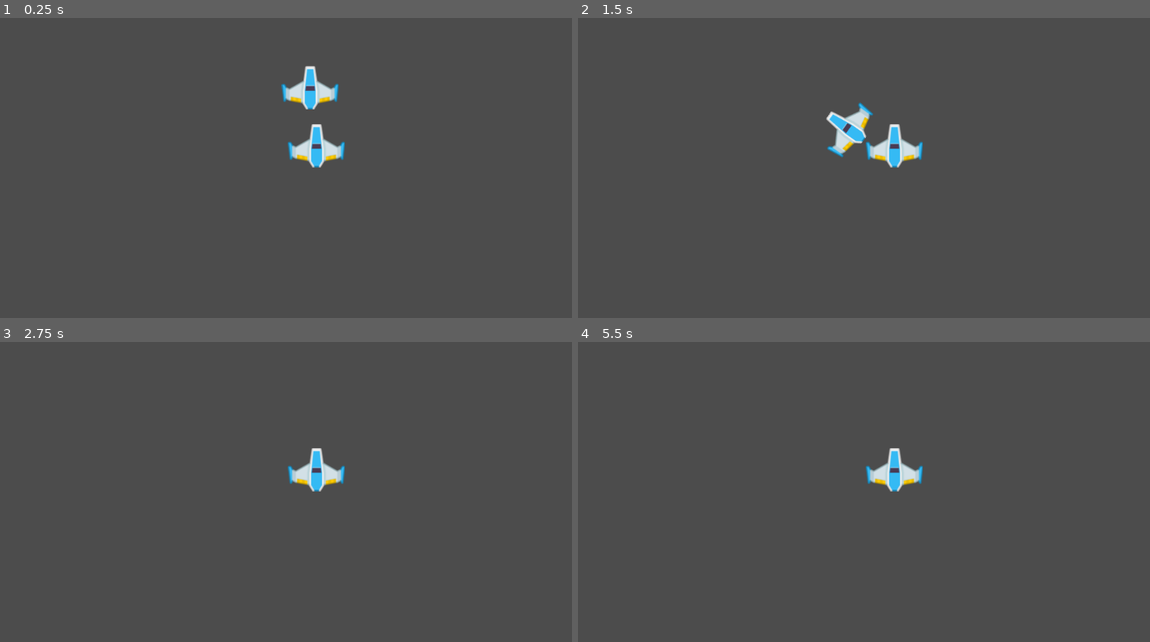
Above: before the commit, frames 1-4 (two rows, left to right).
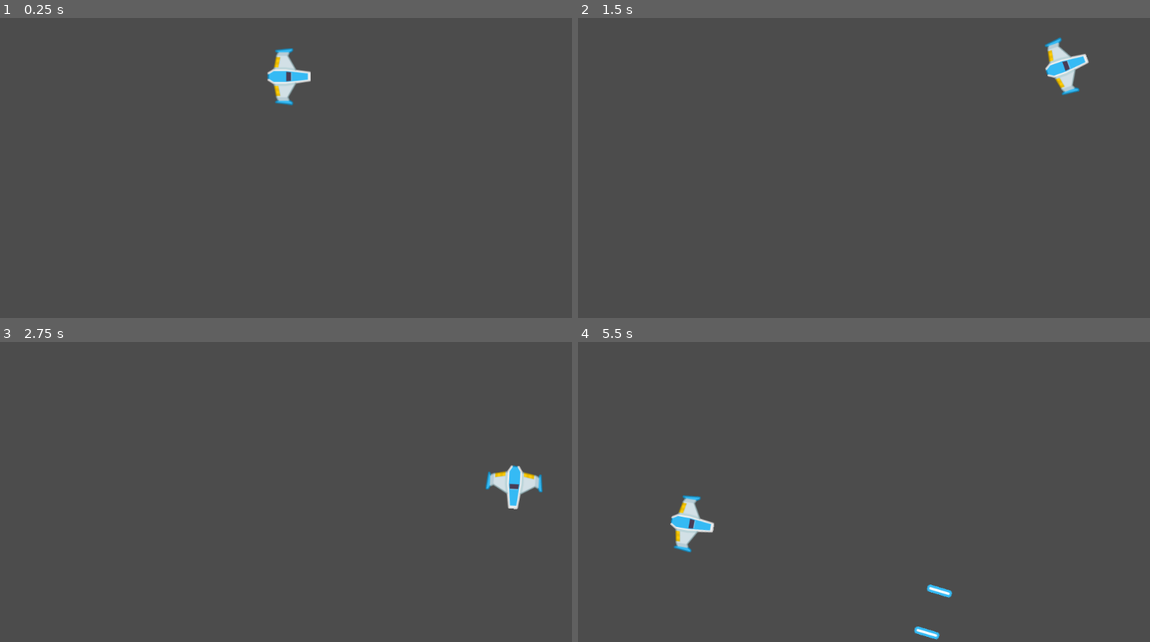
Above: after the commit, the same moments.

Repository: MRuiz1003/Meteoritos_Juego
Game: Godot game, scene res://Juego/Niveles/NivelTest.tscn
Same seed, same stepped clock (60 frames per second), same inputs: the game is played once before the commit and once after it.
Inputs:
- Up to frame 1 (0.25 s): no input
- Up to frame 2 (1.5 s): hold W (mover_adelante, bound only after the commit) 0.53-1.28 s; hold Z (disparo_principal, bound only after the commit) 0.53-1.28 s; tap A (rotar_antihorario, bound only after the commit) at 0.8, 1.35 s; hold S (mover_atras, bound only after the commit) from 1.28 s (still down)
- Up to frame 3 (2.75 s): tap D (rotar_horario, bound only after the commit) at 1.55 s; release S (mover_atras, bound only after the commit) at 2.03 s; hold W (mover_adelante, bound only after the commit) from 2.03 s (still down); hold D (rotar_horario, bound only after the commit) from 2.03 s (still down); tap Z (disparo_principal, bound only after the commit) at 2.3 s
- Up to frame 4 (5.5 s): release D (rotar_horario, bound only after the commit) at 2.78 s; tap Z (disparo_principal, bound only after the commit) at 2.85, 4.55 s; tap A (rotar_antihorario, bound only after the commit) at 3.05, 5.3 s; release W (mover_adelante, bound only after the commit) at 3.53 s; hold A (rotar_antihorario, bound only after the commit) 3.53-4.28 s; hold S (mover_atras, bound only after the commit) from 3.53 s (still down); tap D (rotar_horario, bound only after the commit) at 3.8, 4.35 s; tap Enter at 4.25 s; hold Z (disparo_principal, bound only after the commit) from 5.03 s (still down)

The runs differ from the first frame. In frame 1, 2.1% of the frame differs, in the area x 46-61%, y 10-50%; in frame 2, 2.2%, in the area x 43-90%, y 6-50%; in frame 3, 1.5%; in frame 4, 1.7%.

Commit message:
Mecanica Disparo
Se agregó la mecánica de disparo, con efectos de sonido incluidos

Diff:
--- /dev/null
+++ b/Juego/Autoloads/Eventos.gd
@@ -0,0 +1,3 @@
+extends Node
+
+signal disparo(proyectil)
--- a/Juego/Naves/Player/MaterialFisico.tres
+++ b/Juego/Naves/Player/MaterialFisico.tres
@@ -1,4 +1,5 @@
 [gd_resource type="PhysicsMaterial" format=2]
 
 [resource]
+friction = 0.0
 bounce = 50.0
--- /dev/null
+++ b/Juego/Naves/Player/Player.gd
@@ -0,0 +1,40 @@
+class_name Player
+extends RigidBody2D
+
+export var potencia_motor: int = 20
+export var potencia_rotacion: int = 280
+
+var empuje: Vector2 = Vector2.ZERO
+var dir_rotacion: int = 0
+
+onready var canion:Canion = $Canion
+
+func _integrate_forces(_state: Physics2DDirectBodyState) -> void:
+	apply_central_impulse(empuje.rotated(rotation))
+	apply_torque_impulse(dir_rotacion * potencia_rotacion)
+
+func _process(_delta: float) -> void:
+	player_input()
+
+
+func player_input() -> void:
+	## Empuje
+	empuje = Vector2.ZERO
+	if Input.is_action_pressed("mover_adelante"):
+		empuje = Vector2(potencia_motor, 0)
+	elif Input.is_action_pressed("mover_atras"):
+		empuje = Vector2(-potencia_motor, 0)
+
+	## Rotacion
+	dir_rotacion = 0
+	if Input.is_action_pressed("rotar_horario"):
+		dir_rotacion += 1
+	elif Input.is_action_pressed("rotar_antihorario"):
+		dir_rotacion -= 1
+
+	## Disparo
+	if Input.is_action_pressed("disparo_principal"):
+		canion.set_esta_disparando(true)
+
+	if Input.is_action_just_released("disparo_principal"):
+		canion.set_esta_disparando(false)
--- a/Juego/Naves/Player/Player.tscn
+++ b/Juego/Naves/Player/Player.tscn
@@ -1,19 +1,38 @@
-[gd_scene load_steps=4 format=2]
+[gd_scene load_steps=6 format=2]
 
 [ext_resource path="res://Juego/Naves/Player/player_blue.png" type="Texture" id=1]
 [ext_resource path="res://Juego/Naves/Player/MaterialFisico.tres" type="PhysicsMaterial" id=2]
+[ext_resource path="res://Juego/Naves/Player/Player.gd" type="Script" id=3]
+[ext_resource path="res://Juego/Proyectiles/Canion.tscn" type="PackedScene" id=4]
 
 [sub_resource type="CircleShape2D" id=1]
 radius = 36.2354
 
 [node name="Player" type="RigidBody2D"]
 physics_material_override = ExtResource( 2 )
+gravity_scale = 0.0
+can_sleep = false
+linear_damp = 1.0
+angular_damp = 4.0
+script = ExtResource( 3 )
 
 [node name="Sprite" type="Sprite" parent="."]
+rotation = 1.5708
 texture = ExtResource( 1 )
 
 [node name="CollisionShape2D" type="CollisionShape2D" parent="."]
 shape = SubResource( 1 )
-__meta__ = {
-"_edit_group_": true
-}
+
+[node name="Canion" parent="." instance=ExtResource( 4 )]
+position = Vector2( 0, 1.335 )
+
+[node name="PuntoIzquierdo" parent="Canion" index="0"]
+position = Vector2( 0, -38 )
+
+[node name="PuntoDerecho" parent="Canion" index="1"]
+position = Vector2( 0, 38 )
+
+[node name="DisparoSFX" parent="Canion" index="2"]
+position = Vector2( 0, -38 )
+
+[editable path="Canion"]
--- /dev/null
+++ b/Juego/Niveles/Nivel.gd
@@ -0,0 +1,19 @@
+class_name Nivel
+extends Node2D
+
+onready var contenedor_proyectiles: Node
+
+func _ready() -> void:
+	conectar_seniales()
+	crear_contenedores()
+
+func conectar_seniales() -> void:
+	Eventos.connect("disparo", self, "_on_disparo")
+
+func crear_contenedores() -> void:
+	contenedor_proyectiles = Node.new()
+	contenedor_proyectiles.name = "ContenedorProyectiles"
+	add_child(contenedor_proyectiles)
+
+func _on_disparo(proyectil: Proyectil) -> void:
+	contenedor_proyectiles.add_child(proyectil)
--- a/Juego/Niveles/NivelTest.tscn
+++ b/Juego/Niveles/NivelTest.tscn
@@ -1,14 +1,13 @@
-[gd_scene load_steps=2 format=2]
+[gd_scene load_steps=3 format=2]
 
 [ext_resource path="res://Juego/Naves/Player/Player.tscn" type="PackedScene" id=1]
+[ext_resource path="res://Juego/Niveles/Nivel.gd" type="Script" id=2]
 
 [node name="NivelTest" type="Node2D"]
+script = ExtResource( 2 )
 
 [node name="Player" parent="." instance=ExtResource( 1 )]
-position = Vector2( 538, 185 )
-gravity_scale = 5.0
+position = Vector2( 502, 180 )
+potencia_rotacion = 200
 
-[node name="Player2" parent="." instance=ExtResource( 1 )]
-position = Vector2( 549, 300 )
-mode = 1
-gravity_scale = 0.0
+[node name="Node" type="Node" parent="."]
--- /dev/null
+++ b/Juego/Proyectiles/Canion.gd
@@ -0,0 +1,47 @@
+class_name Canion
+extends Node2D
+
+export var proyectil = preload("res://Juego/Proyectiles/Proyectil.tscn")
+export var cadencia_disparo: float = 0.8
+export var velocidad_proyectil: int = 100
+export var danio_proyectil: int = 1
+
+onready var timer_enfriamiento: Timer = $TimerEnfriamiento
+onready var disparo_sfx: AudioStreamPlayer2D = $DisparoSFX
+onready var esta_enfriado: bool = true
+onready var esta_disparando: bool = false setget set_esta_disparando
+
+var puntos_disparo: Array = []
+
+func set_esta_disparando(disparando: bool) -> void:
+	esta_disparando = disparando
+
+func _ready() -> void:
+	almacenar_puntos_disparo()
+	timer_enfriamiento.wait_time = cadencia_disparo
+
+func _process(_delta: float) -> void:
+	if esta_disparando and esta_enfriado:
+		disparar()
+
+func almacenar_puntos_disparo() -> void:
+	for nodo in get_children():
+		if nodo is Position2D:
+			puntos_disparo.append(nodo)
+
+func disparar() -> void:
+	esta_enfriado = false
+	timer_enfriamiento.start()
+	for punto_disparo in puntos_disparo:
+		var new_proyectil: Proyectil = proyectil.instance()
+		new_proyectil.crear(
+			punto_disparo.global_position,
+			get_owner().rotation,
+			velocidad_proyectil,
+			danio_proyectil
+			)
+		disparo_sfx.play()
+		Eventos.emit_signal("disparo", new_proyectil)
+
+func _on_TimerEnfriamiento_timeout() -> void:
+	esta_enfriado = true
--- /dev/null
+++ b/Juego/Proyectiles/Canion.tscn
@@ -0,0 +1,22 @@
+[gd_scene load_steps=3 format=2]
+
+[ext_resource path="res://Juego/Proyectiles/Canion.gd" type="Script" id=1]
+[ext_resource path="res://Juego/Proyectiles/disparo_sfx.ogg" type="AudioStream" id=2]
+
+[node name="Canion" type="Node2D"]
+script = ExtResource( 1 )
+cadencia_disparo = 0.25
+velocidad_proyectil = 1600
+
+[node name="PuntoIzquierdo" type="Position2D" parent="."]
+
+[node name="PuntoDerecho" type="Position2D" parent="."]
+
+[node name="DisparoSFX" type="AudioStreamPlayer2D" parent="."]
+position = Vector2( -0.315331, 0 )
+stream = ExtResource( 2 )
+pitch_scale = 1.8
+bus = "Disparo"
+
+[node name="TimerEnfriamiento" type="Timer" parent="."]
+[connection signal="timeout" from="TimerEnfriamiento" to="." method="_on_TimerEnfriamiento_timeout"]
--- /dev/null
+++ b/Juego/Proyectiles/Proyectil.gd
@@ -0,0 +1,17 @@
+class_name Proyectil
+extends Area2D
+
+var velocidad: Vector2 = Vector2.ZERO
+var danio: float
+
+func _physics_process(delta: float) -> void:
+	position += velocidad * delta
+
+func crear(pos: Vector2, dir: float, vel: float, danio_p: int) -> void:
+	position = pos
+	rotation = dir
+	velocidad = Vector2(vel, 0).rotated(dir)
+
+
+func _on_VisibilityNotifier2D_screen_exited() -> void:
+	queue_free()
--- /dev/null
+++ b/Juego/Proyectiles/Proyectil.tscn
@@ -0,0 +1,23 @@
+[gd_scene load_steps=4 format=2]
+
+[ext_resource path="res://Juego/Proyectiles/proyectil_player.png" type="Texture" id=1]
+[ext_resource path="res://Juego/Proyectiles/Proyectil.gd" type="Script" id=2]
+
+[sub_resource type="CapsuleShape2D" id=1]
+radius = 5.96303
+height = 31.1821
+
+[node name="Proyectil" type="Area2D"]
+script = ExtResource( 2 )
+
+[node name="Sprite" type="Sprite" parent="."]
+rotation = 1.5708
+scale = Vector2( 1.4, 1.2 )
+texture = ExtResource( 1 )
+
+[node name="CollisionShape2D" type="CollisionShape2D" parent="."]
+rotation = 1.5708
+shape = SubResource( 1 )
+
+[node name="VisibilityNotifier2D" type="VisibilityNotifier2D" parent="."]
+[connection signal="screen_exited" from="VisibilityNotifier2D" to="." method="_on_VisibilityNotifier2D_screen_exited"]
--- /dev/null
+++ b/default_bus_layout.tres
@@ -0,0 +1,9 @@
+[gd_resource type="AudioBusLayout" format=2]
+
+[resource]
+bus/1/name = "Disparo"
+bus/1/solo = false
+bus/1/mute = false
+bus/1/bypass_fx = false
+bus/1/volume_db = 0.0
+bus/1/send = "Master"
--- a/project.godot
+++ b/project.godot
@@ -8,9 +8,32 @@
 
 config_version=4
 
-_global_script_classes=[  ]
+_global_script_classes=[ {
+"base": "Node2D",
+"class": "Canion",
+"language": "GDScript",
+"path": "res://Juego/Proyectiles/Canion.gd"
+}, {
+"base": "Node2D",
+"class": "Nivel",
+"language": "GDScript",
+"path": "res://Juego/Niveles/Nivel.gd"
+}, {
+"base": "RigidBody2D",
+"class": "Player",
+"language": "GDScript",
+"path": "res://Juego/Naves/Player/Player.gd"
+}, {
+"base": "Area2D",
+"class": "Proyectil",
+"language": "GDScript",
+"path": "res://Juego/Proyectiles/Proyectil.gd"
+} ]
 _global_script_class_icons={
-
+"Canion": "",
+"Nivel": "",
+"Player": "",
+"Proyectil": ""
 }
 
 [application]
@@ -19,6 +42,42 @@
 run/main_scene="res://Juego/Niveles/NivelTest.tscn"
 config/icon="res://icon.png"
 
+[autoload]
+
+Eventos="*res://Juego/Autoloads/Eventos.gd"
+
+[input]
+
+mover_adelante={
+"deadzone": 0.5,
+"events": [ Object(InputEventKey,"resource_local_to_scene":false,"resource_name":"","device":0,"alt":false,"shift":false,"control":false,"meta":false,"command":false,"pressed":false,"scancode":87,"unicode":0,"echo":false,"script":null)
+, Object(InputEventKey,"resource_local_to_scene":false,"resource_name":"","device":0,"alt":false,"shift":false,"control":false,"meta":false,"command":false,"pressed":false,"scancode":16777232,"unicode":0,"echo":false,"script":null)
+ ]
+}
+mover_atras={
+"deadzone": 0.5,
+"events": [ Object(InputEventKey,"resource_local_to_scene":false,"resource_name":"","device":0,"alt":false,"shift":false,"control":false,"meta":false,"command":false,"pressed":false,"scancode":83,"unicode":0,"echo":false,"script":null)
+, Object(InputEventKey,"resource_local_to_scene":false,"resource_name":"","device":0,"alt":false,"shift":false,"control":false,"meta":false,"command":false,"pressed":false,"scancode":16777234,"unicode":0,"echo":false,"script":null)
+ ]
+}
+rotar_horario={
+"deadzone": 0.5,
+"events": [ Object(InputEventKey,"resource_local_to_scene":false,"resource_name":"","device":0,"alt":false,"shift":false,"control":false,"meta":false,"command":false,"pressed":false,"scancode":68,"unicode":0,"echo":false,"script":null)
+, Object(InputEventKey,"resource_local_to_scene":false,"resource_name":"","device":0,"alt":false,"shift":false,"control":false,"meta":false,"command":false,"pressed":false,"scancode":16777233,"unicode":0,"echo":false,"script":null)
+ ]
+}
+rotar_antihorario={
+"deadzone": 0.5,
+"events": [ Object(InputEventKey,"resource_local_to_scene":false,"resource_name":"","device":0,"alt":false,"shift":false,"control":false,"meta":false,"command":false,"pressed":false,"scancode":65,"unicode":0,"echo":false,"script":null)
+, Object(InputEventKey,"resource_local_to_scene":false,"resource_name":"","device":0,"alt":false,"shift":false,"control":false,"meta":false,"command":false,"pressed":false,"scancode":16777231,"unicode":0,"echo":false,"script":null)
+ ]
+}
+disparo_principal={
+"deadzone": 0.5,
+"events": [ Object(InputEventKey,"resource_local_to_scene":false,"resource_name":"","device":0,"alt":false,"shift":false,"control":false,"meta":false,"command":false,"pressed":false,"scancode":90,"unicode":0,"echo":false,"script":null)
+ ]
+}
+
 [rendering]
 
 environment/default_environment="res://default_env.tres"
Not shown, added: Juego/Proyectiles/disparo_sfx.ogg.import
Binary file added: Juego/Proyectiles/proyectil_player.png
Not shown, added: Juego/Proyectiles/disparo_sfx.ogg
